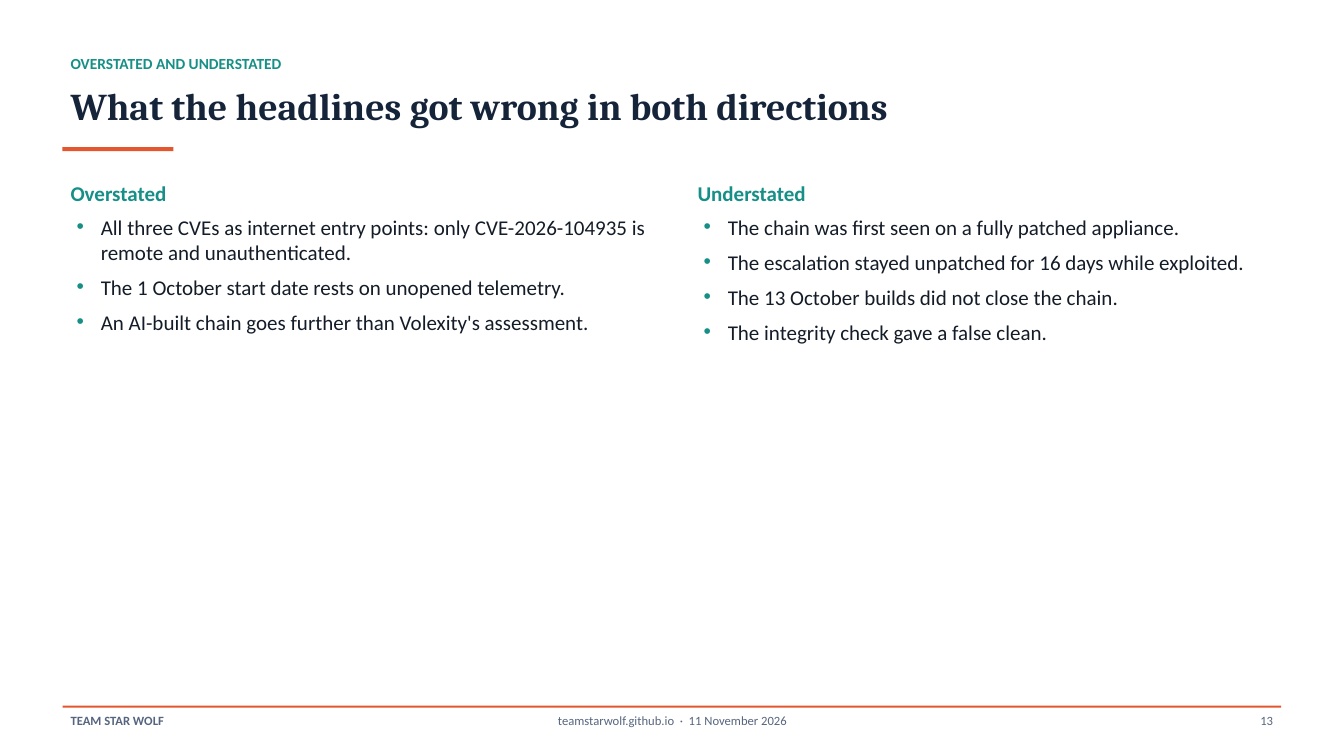
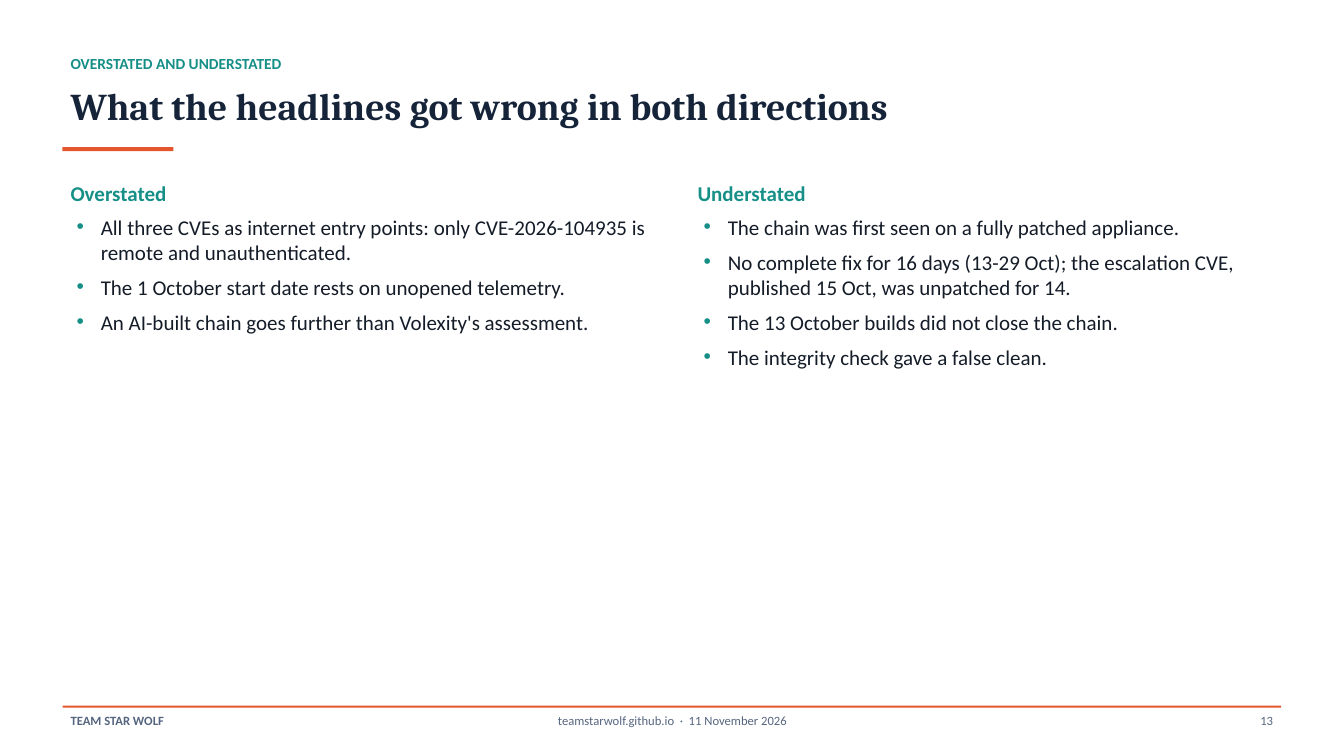
Before and after one commit to TeamStarWolf/TeamStarWolf, a slide deck: slide 13 of case-studies/slides/Ivanti_Connect_Secure_2026_Case_Study.pptx. Drawn at 1344x756 pixels with LibreOffice and Linux fonts; fonts in the diff are those of the drawing. Boxes give left, top, right and bottom in pixels: in the first picture for what was removed or moved away, otherwise in the second. Text is boxed around its words. In the diff, an @@ line names an element or a change of style, - is before the commit and + after.

```diff
--- a/case-studies/slides/Ivanti_Connect_Secure_2026_Case_Study.pptx
+++ b/case-studies/slides/Ivanti_Connect_Secure_2026_Case_Study.pptx
@@ text at [728,255,1234,299]: text changed @@
-• The escalation stayed unpatched for 16 days while exploited.
+• No complete fix for 16 days (13-29 Oct); the escalation CVE, published 15 Oct, was unpatched for 14.
```
Also in this commit, not shown: 4 other slides changed, 7 other files.
